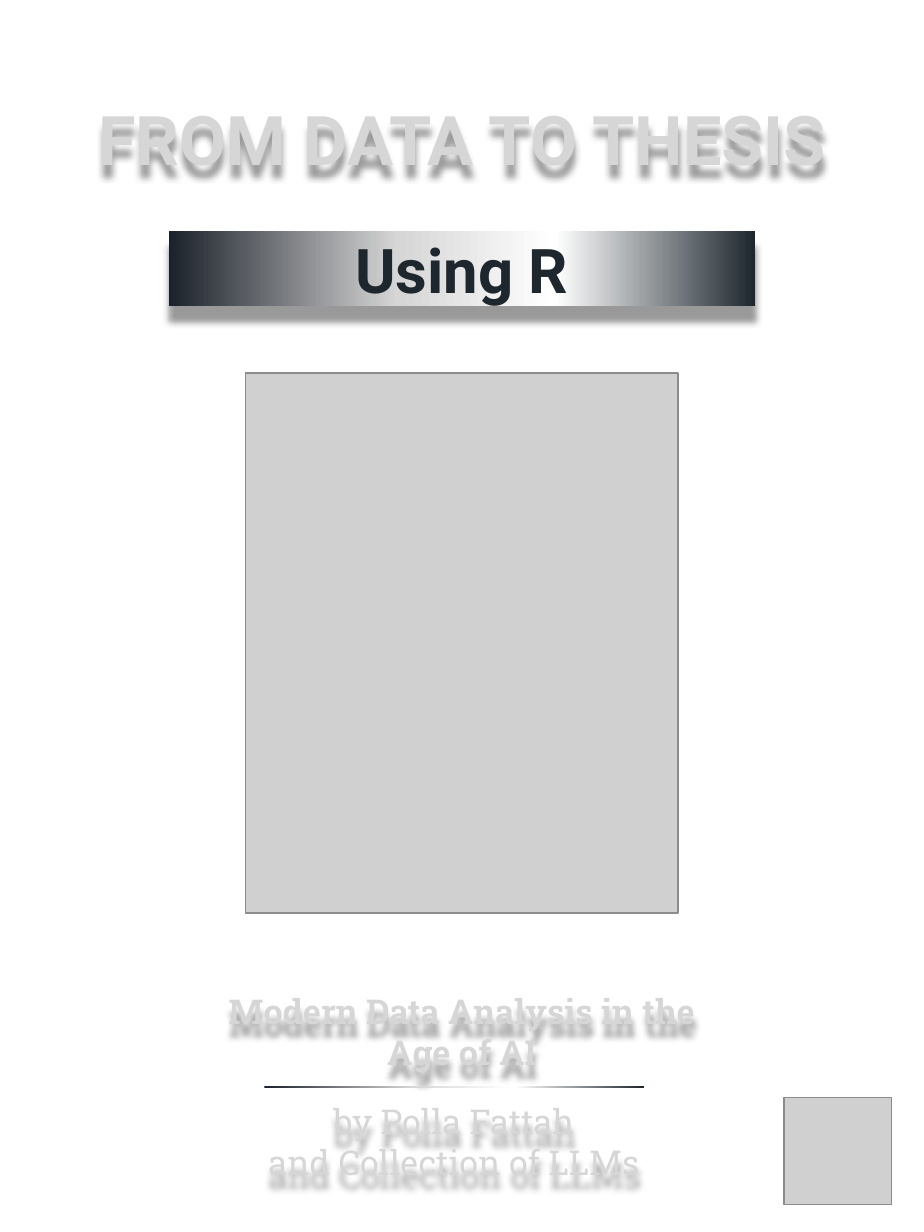
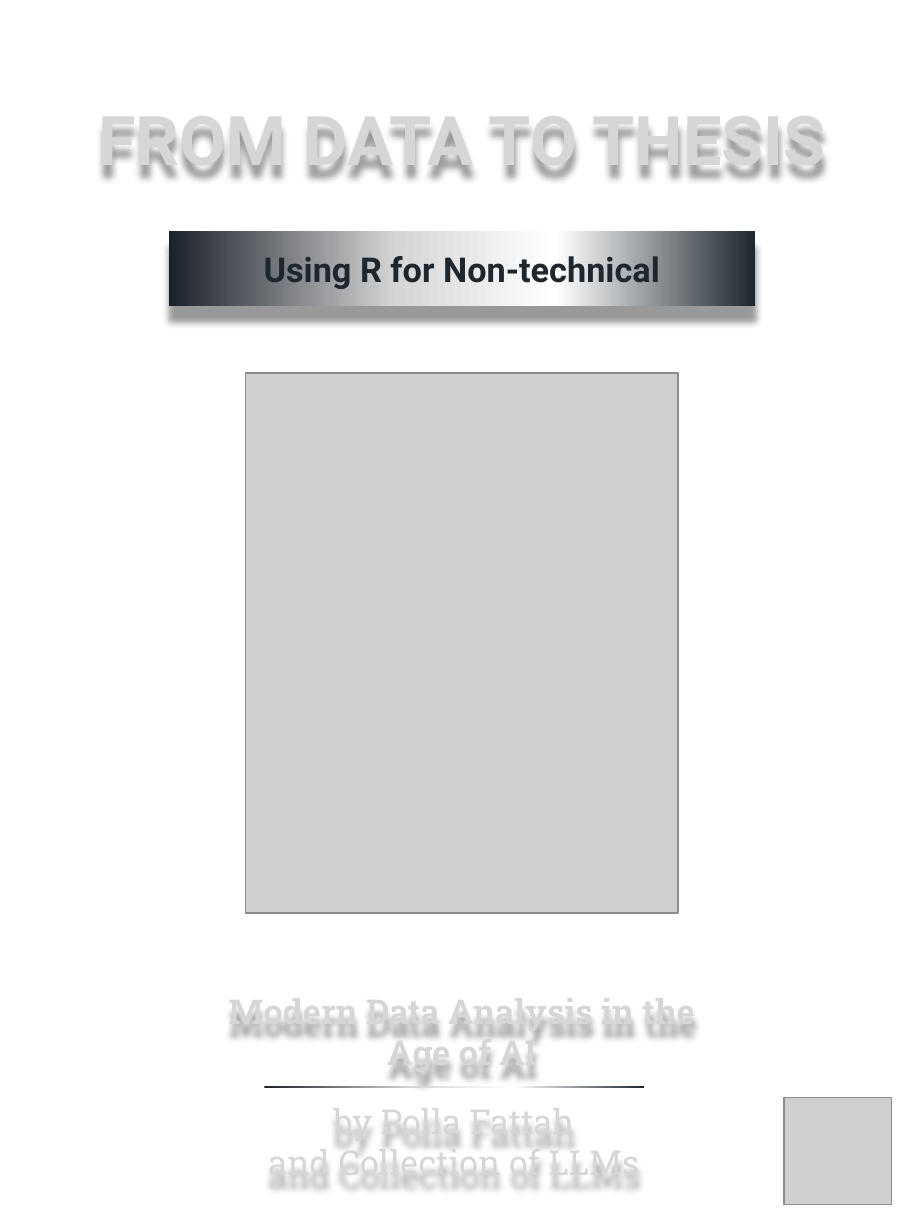
Before and after one commit to polla-fattah/data2thesis_r, a slide deck: slide 1 of styles/BookCover.pptx. Drawn at 924x1232 pixels with LibreOffice and Linux fonts; fonts in the diff are those of the drawing; grey boxes stand for pictures; background and template pictures are left out. Boxes give left, top, right and bottom in pixels: in the first picture for what was removed or moved away, otherwise in the second. Text is boxed around its words. In the diff, an @@ line names an element or a change of style, - is before the commit and + after.

```diff
--- a/styles/BookCover.pptx
+++ b/styles/BookCover.pptx
@@ text in rectangle at <box>264,250,660,290</box>: text changed; size 36 to 20 pt @@
-Using R
+Using R for Non-technical
```
Also in this commit, not shown: 14 other files.
